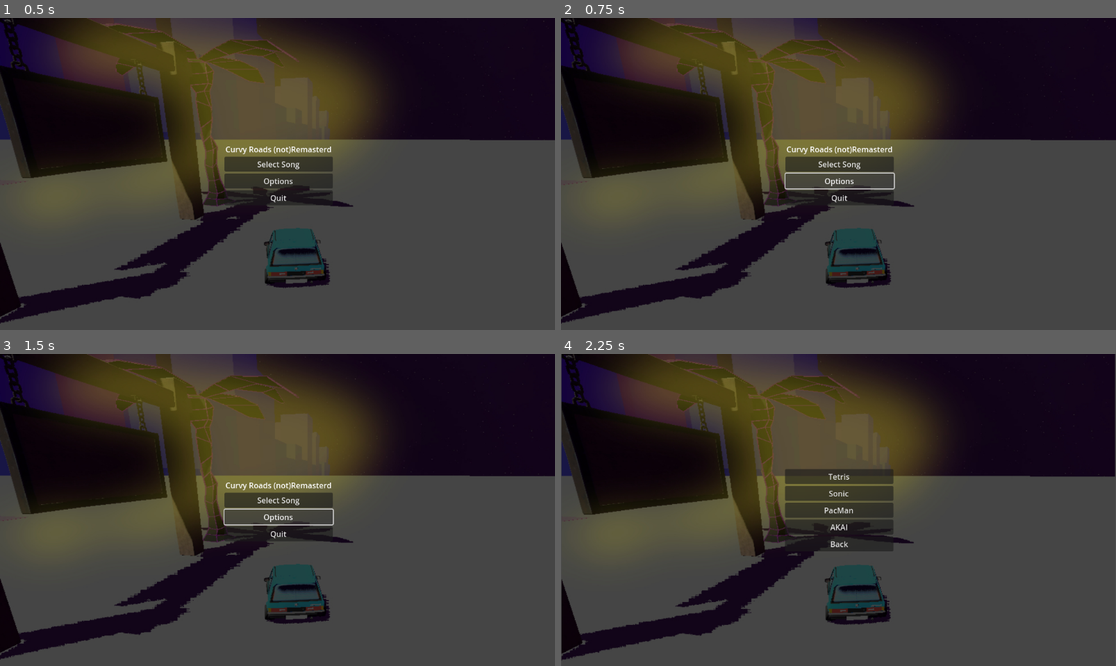
Above: before the commit, frames 1-4 (two rows, left to right).
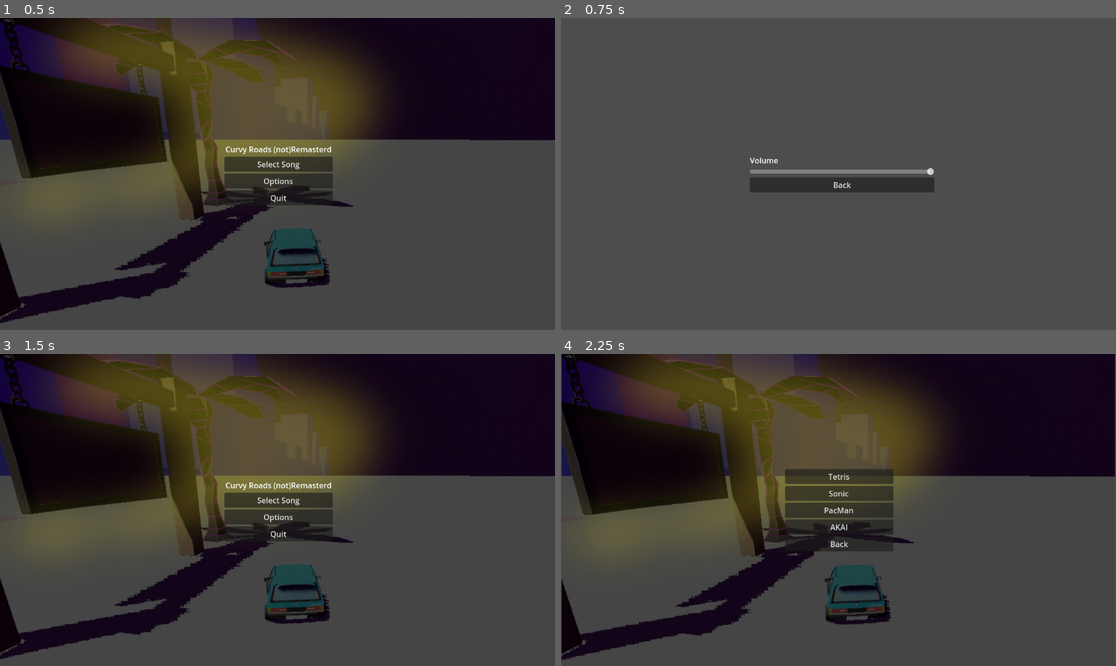
Above: after the commit, the same moments.

Repository: pstaykov/CarInTheEQ
Game: Godot game, scene res://Scenes/game_start.tscn
The game is run twice, just before and just after one commit, with the same random seed, the same clock (stepped at 60 frames per second) and the same inputs.
Inputs (mouse positions are in pixels of both pictures, inside the frame that each line leads up to):
- Up to frame 1 (0.5 s): no input
- Up to frame 2 (0.75 s): click "Options" at 0.5 s
- Up to frame 3 (1.5 s): click (283, 519) at 1.25 s, where only the run after the commit has a clickable "Back"
- Up to frame 4 (2.25 s): click "Select Song" at 2 s

Frame 1 is identical in both runs. In frame 2, 48% of the frame differs, in the area x 0-100%, y 0-98%; in frame 3, 0.2%; in frame 4, nothing differs.

Commit message:
add Options and volume slider

Diff:
--- /dev/null
+++ b/Scenes/Options.tscn
@@ -0,0 +1,51 @@
+[gd_scene load_steps=3 format=3 uid="uid://do5ksykaihl3f"]
+
+[ext_resource type="Script" uid="uid://bokon8fbomyid" path="res://Scenes/options.gd" id="1_qqnya"]
+[ext_resource type="AudioStream" uid="uid://divkxtec30wbt" path="res://audio/music.wav" id="2_hg628"]
+
+[node name="Options" type="Control"]
+layout_mode = 3
+anchors_preset = 15
+anchor_right = 1.0
+anchor_bottom = 1.0
+offset_left = -2.0
+offset_top = -2.0
+offset_right = -2.0
+offset_bottom = -2.0
+grow_horizontal = 2
+grow_vertical = 2
+script = ExtResource("1_qqnya")
+
+[node name="VBoxContainer" type="VBoxContainer" parent="."]
+layout_mode = 1
+anchors_preset = -1
+anchor_left = 0.367622
+anchor_top = 0.500772
+anchor_right = 0.648872
+anchor_bottom = 0.500772
+offset_left = -29.5
+offset_top = -21.5
+offset_right = 29.5
+offset_bottom = 21.5
+grow_horizontal = 2
+grow_vertical = 2
+metadata/_edit_use_anchors_ = true
+
+[node name="Label" type="Label" parent="VBoxContainer"]
+layout_mode = 2
+text = "Volume"
+
+[node name="VolumeSlider" type="HSlider" parent="VBoxContainer"]
+layout_mode = 2
+max_value = 1.0
+step = 0.01
+value = 0.5
+
+[node name="back" type="Button" parent="VBoxContainer"]
+layout_mode = 2
+text = "Back"
+
+[node name="AudioStreamPlayer2D" type="AudioStreamPlayer2D" parent="."]
+position = Vector2(394, 332.5)
+stream = ExtResource("2_hg628")
+autoplay = true
--- a/Scenes/main.tscn
+++ b/Scenes/main.tscn
@@ -7,7 +7,7 @@
 [ext_resource type="PackedScene" uid="uid://cp1xgnjc6t5fs" path="res://3DModels/low_poly_retro_palm_tree.glb" id="5_fdnlq"]
 [ext_resource type="Script" uid="uid://db2u66onynmvp" path="res://Scripts/SpectrumSpawner.gd" id="6_jkdf5"]
 [ext_resource type="PackedScene" uid="uid://bdosa12yxj7m" path="res://3DModels/sign_text.glb" id="7_wsu2k"]
-[ext_resource type="Script" path="res://Scenes/VieportContainer.gd" id="8_hptm8"]
+[ext_resource type="Script" uid="uid://binsr4wgq8dqy" path="res://Scripts/VieportContainer.gd" id="8_hptm8"]
 [ext_resource type="Script" uid="uid://brbn8s6rka1y7" path="res://Scripts/mini_map_cam.gd" id="8_k12tt"]
 [ext_resource type="PackedScene" uid="uid://og1jec2w2646" path="res://3DModels/signboard.fbx" id="9_h1bgf"]
 
--- /dev/null
+++ b/Scenes/options.gd
@@ -0,0 +1,22 @@
+extends Control
+
+@onready var volume_slider: HSlider = $VBoxContainer/VolumeSlider
+@onready var back_button: Button = $VBoxContainer/back
+
+func _ready():
+	# init slider value
+	volume_slider.value = Global.master_volume
+	volume_slider.value_changed.connect(_on_volume_changed)
+
+	# connect back button
+	back_button.pressed.connect(_on_back_button_pressed)
+
+func _on_volume_changed(value: float) -> void:
+	Global.master_volume = value
+	AudioServer.set_bus_volume_db(
+		AudioServer.get_bus_index("Master"),
+		linear_to_db(value)
+	)
+
+func _on_back_button_pressed() -> void:
+	get_tree().change_scene_to_file("res://Scenes/game_start.tscn") # adjust if needed
--- a/Scripts/Global.gd
+++ b/Scripts/Global.gd
@@ -4,3 +4,4 @@
 	"audio_path": "",
 	"json_path": ""
 }
+var master_volume: float = 1.0
--- a/Scripts/game_start.gd
+++ b/Scripts/game_start.gd
@@ -10,8 +10,7 @@
 	get_tree().change_scene_to_file("res://Scenes/SongSelect.tscn")
 
 func _on_options_button_pressed():
-	# You can make a new Options scene later
-	print("Options clicked!")
+	get_tree().change_scene_to_file("res://Scenes/Options.tscn")
 
 func _on_quit_button_pressed():
 	get_tree().quit()
--- a/Scripts/main.gd
+++ b/Scripts/main.gd
@@ -6,6 +6,10 @@
 	$PauseGame/Panel/VBoxContainer/Restart.pressed.connect(_on_restart_button_pressed)
 	$PauseGame/Panel/VBoxContainer/MainMenu.pressed.connect(_on_main_menu_button_pressed)
 	$PauseGame/Panel/VBoxContainer/Quit.pressed.connect(_on_quit_button_pressed)
+	AudioServer.set_bus_volume_db(
+		AudioServer.get_bus_index("Master"),
+		linear_to_db(Global.master_volume)
+	)
 
 func _input(event):
 	if event.is_action_pressed("ui_cancel"): # usually Esc
Not shown, added: Scenes/options.gd.uid
Empty file removed: main.tscn
